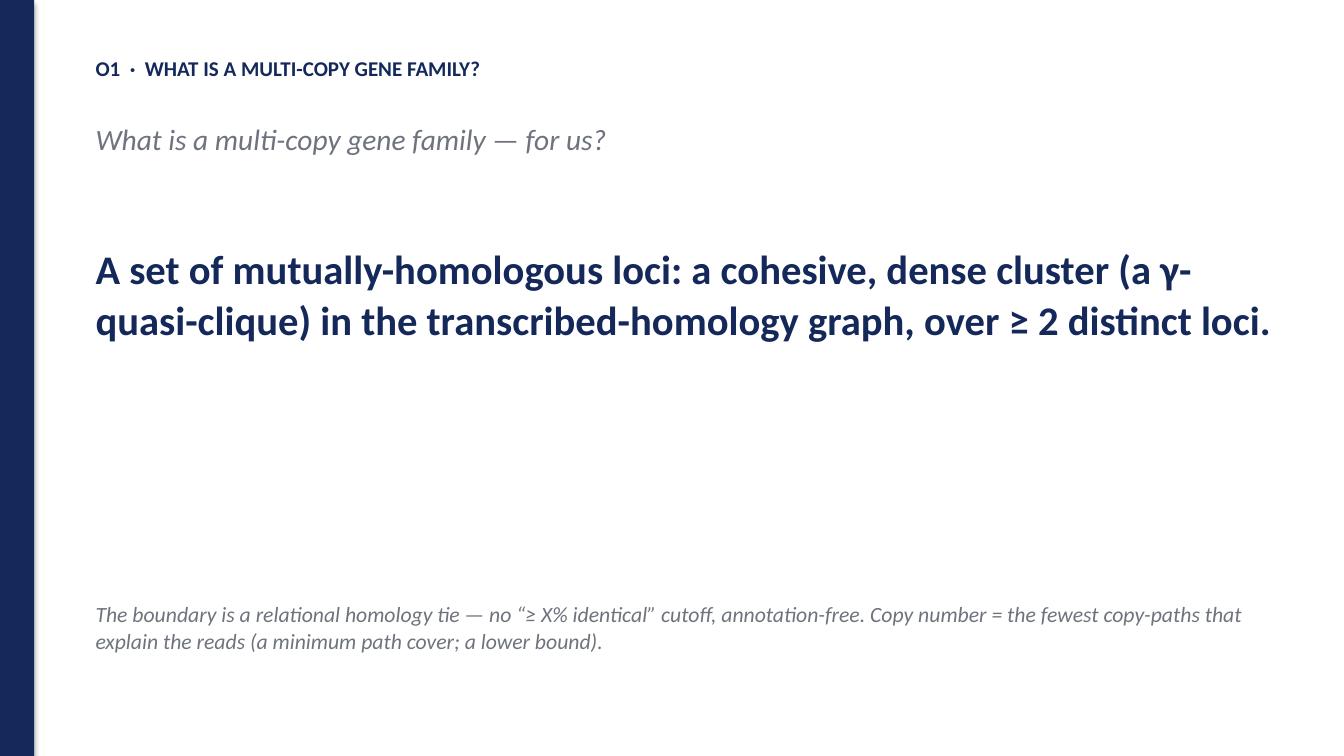
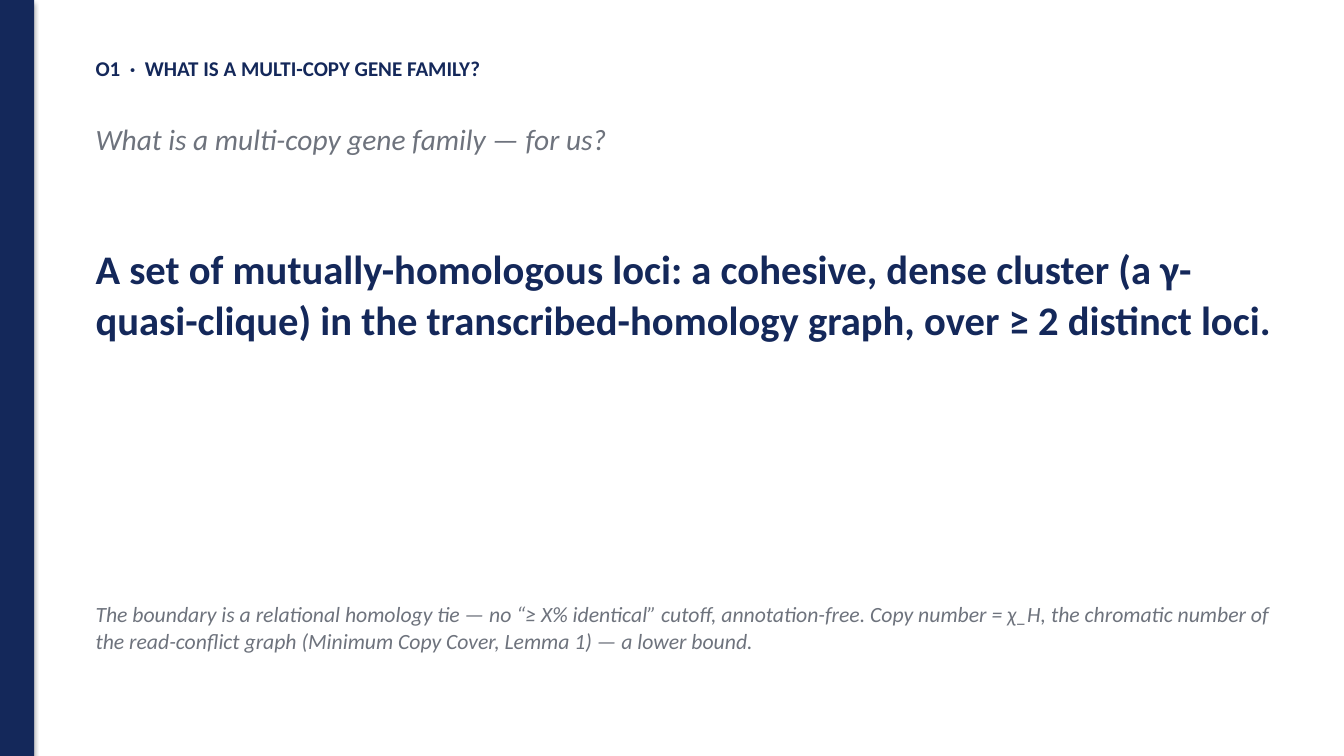
Before and after one commit to juanfraitu1/Rustle, a slide deck: slide 3 of bench/slides/method_punchlines.pptx. Drawn at 1344x756 pixels with LibreOffice and Linux fonts; fonts in the diff are those of the drawing. Boxes give left, top, right and bottom in pixels: in the first picture for what was removed or moved away, otherwise in the second. Text is boxed around its words. In the diff, an @@ line names an element or a change of style, - is before the commit and + after.

```diff
--- a/bench/slides/method_punchlines.pptx
+++ b/bench/slides/method_punchlines.pptx
@@ text at (96, 607, 1269, 653): text changed @@
-The boundary is a relational homology tie — no “≥ X% identical” cutoff, annotation-free. Copy number = the fewest copy-paths that explain the reads (a minimum path cover; a lower bound).
+The boundary is a relational homology tie — no “≥ X% identical” cutoff, annotation-free. Copy number = χ_H, the chromatic number of the read-conflict graph (Minimum Copy Cover, Lemma 1) — a lower bound.
```
Also in this commit, not shown: 1 other slide changed, 8 other files.
